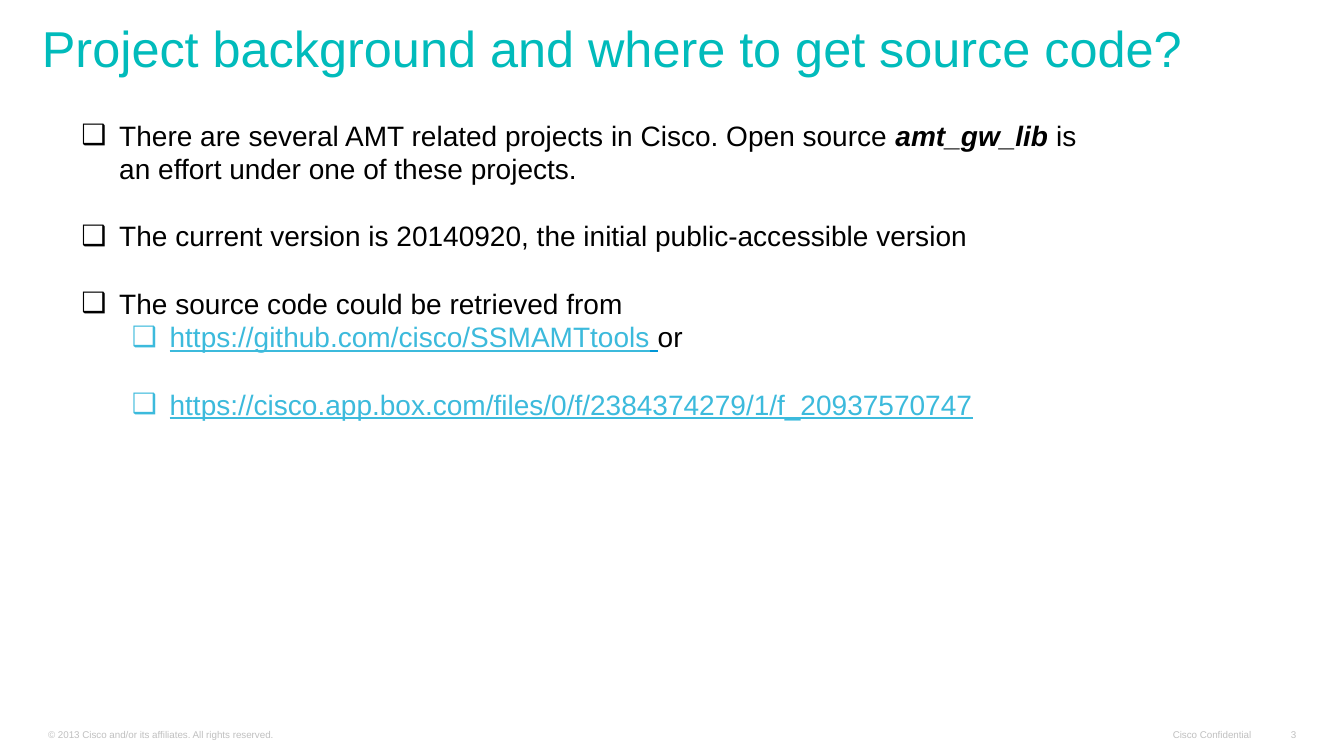
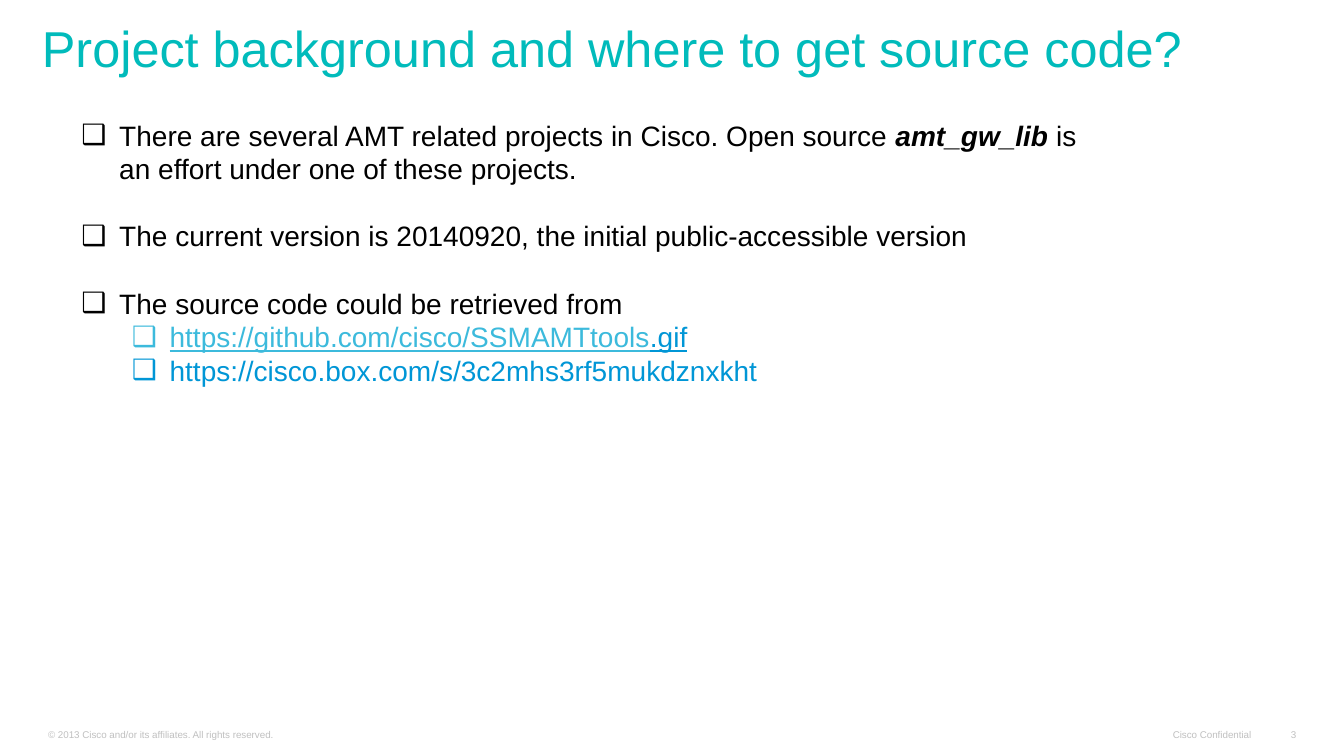
Before and after one commit to cisco/SSMAMTtools, a slide deck: slide 3 of docs/amt-gw-lib-v4.pptx. Drawn at 1344x756 pixels with LibreOffice and Linux fonts; fonts in the diff are those of the drawing; background and template pictures are left out. Boxes give left, top, right and bottom in pixels: in the first picture for what was removed or moved away, otherwise in the second. Text is boxed around its words. In the diff, an @@ line names an element or a change of style, - is before the commit and + after.

Commit message:
added updated doc

```diff
--- a/docs/amt-gw-lib-v4.pptx
+++ b/docs/amt-gw-lib-v4.pptx
@@ text at [170, 326, 757, 386]: text changed; text colour #3CBADC to #0096D6 @@
-  ❑ https://github.com/cisco/SSMAMTtools or
-  ❑ https://cisco.app.box.com/files/0/f/2384374279/1/f_20937570747
+  ❑ https://github.com/cisco/SSMAMTtools.gif
+  ❑ https://cisco.box.com/s/3c2mhs3rf5mukdznxkht
```
